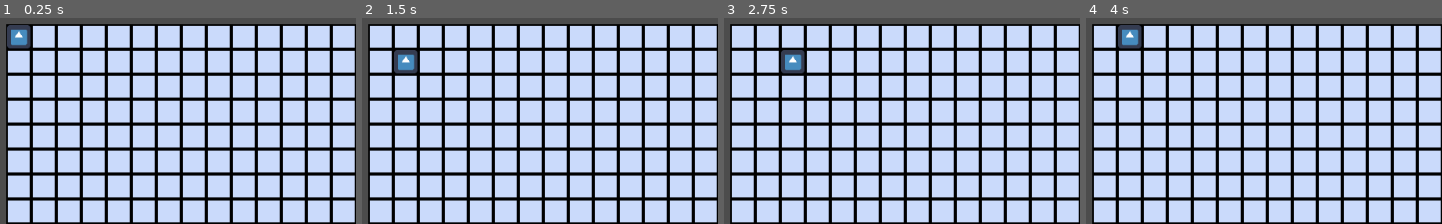
Above: before the commit, frames 1-4 (left to right).
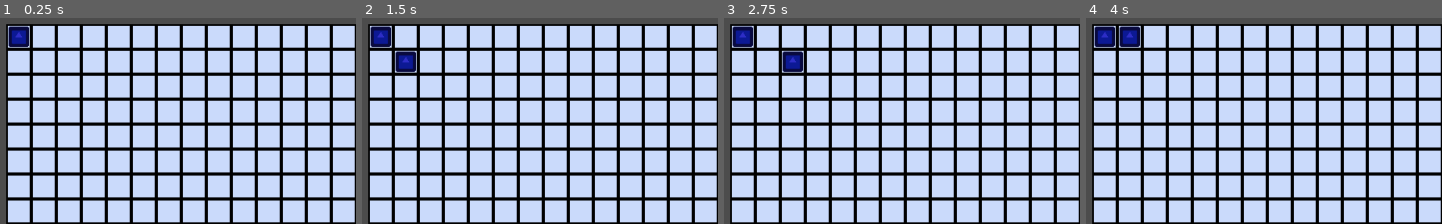
Above: after the commit, the same moments.

Repository: Wes-Ray/grid_ctf
Game: Godot game, scene res://splash_screen/splash_screen.tscn
The game is run twice, just before and just after one commit, with the same random seed, the same clock (stepped at 60 frames per second) and the same inputs. The engine's default icon, where the game draws it, is replaced by a stand-in: a white triangle on a blue panel in a dark square.
Inputs:
- Up to frame 1 (0.25 s): no input
- Up to frame 2 (1.5 s): tap Enter at 0.5 s; hold Right (ui_right) 0.53-1.28 s; tap Space at 1.25 s; hold Down (ui_down) from 1.28 s (still down)
- Up to frame 3 (2.75 s): tap Enter at 2 s; release Down (ui_down) at 2.03 s; hold Right (ui_right) from 2.03 s (still down)
- Up to frame 4 (4 s): tap Space at 2.75 s; release Right (ui_right) at 2.78 s; hold Up (ui_up) 2.78-3.53 s; tap Enter at 3.5 s; hold Left (ui_left) from 3.53 s (still down)
The pictures show only the part of the screen within x 0-50%, y 0-50%; the shares and areas given below are measured in that part.

The runs differ from the first frame. In frame 1, 0.8% of the frame differs, in the area x 1-9%, y 3-16%; in frame 2, 1.4%; in frame 3, 1.4%; in frame 4, 1.4%, in the area x 2-16%, y 3-16%.

Commit message:
added multiplayer player movement

Diff:
--- a/grid_ctf_client/grid/grid.gd
+++ b/grid_ctf_client/grid/grid.gd
@@ -7,34 +7,53 @@
 var GRID_HEIGHT := 16
 
 onready var origin := get_node("origin")
-onready var player := get_node("origin/player")
-var player_cell_pos := Vector2.ZERO  # used to locate player on grid, not graphics position
+#onready var player := get_node("origin/player")
+
+onready var player_inst := preload("res://player.tscn")
+
+var players = []  # local player objects, aligns with player_data array
+var player_data = []  # list of player data, received from server, aligns with players array
+
+enum {COORDS = 0, COLOR = 1}
 
 func _ready():
 	generate_map()
+	players = generate_players()
 
 
 func _process(delta):
-	# get new player_cell_pos
+	# move local player 0
 	if Input.is_action_just_pressed("ui_right"):
-		move_player(Vector2.RIGHT)
+		move_player(0, Vector2.RIGHT)
 	elif Input.is_action_just_pressed("ui_left"):
-		move_player(Vector2.LEFT)
+		move_player(0, Vector2.LEFT)
 	elif Input.is_action_just_pressed("ui_up"):
-		move_player(Vector2.UP)
+		move_player(0, Vector2.UP)
 	elif Input.is_action_just_pressed("ui_down"):
-		move_player(Vector2.DOWN)
+		move_player(0, Vector2.DOWN)
+
+	# move local player 1, this is only for debug
+	if Input.is_action_just_pressed("move_right"):
+		move_player(1, Vector2.RIGHT)
+	elif Input.is_action_just_pressed("move_left"):
+		move_player(1, Vector2.LEFT)
+	elif Input.is_action_just_pressed("move_up"):
+		move_player(1, Vector2.UP)
+	elif Input.is_action_just_pressed("move_down"):
+		move_player(1, Vector2.DOWN)
 
 	# update grid reflection of player_cell_pos
-	player.position = (player_cell_pos * CELL_WIDTH) + origin.position
+	for id in range(len(players)):
+		players[id].position = (player_data[id][COORDS] * CELL_WIDTH) + origin.position
 
 
-func move_player(dir : Vector2) -> void:
+func move_player(player_id : int, dir : Vector2) -> void:
 	# clamp cell_pos to grid_width and height
-	var new_pos = player_cell_pos + dir
+	var new_pos = player_data[player_id][COORDS] + dir
 	var new_x = clamp(new_pos.x, 0, GRID_WIDTH-1)
 	var new_y = clamp(new_pos.y, 0, GRID_HEIGHT-1)
-	player_cell_pos = Vector2(new_x, new_y)
+	player_data[player_id][COORDS] = Vector2(new_x, new_y)
+	print(player_data)
 
 
 func generate_map() -> void:
@@ -45,5 +64,20 @@
 	for x in range(GRID_WIDTH):
 		for y in range(GRID_HEIGHT):
 			var new_cell = cell_sprite.duplicate()
-			new_cell.position = Vector2(x*CELL_WIDTH, y*CELL_WIDTH)
+			new_cell.position = Vector2(x * CELL_WIDTH, y * CELL_WIDTH)
 			origin.add_child(new_cell)
+
+
+func generate_players(player_count : int = 2) -> Array:
+
+	var new_players = []
+	# generate player_data array SERVER
+	for x in range(player_count):
+		player_data.append([Vector2(), Color()])
+
+		# create new player and add to list
+		var new_player = player_inst.instance()
+		origin.add_child(new_player)
+		new_players.append(new_player)
+
+	return new_players
--- a/grid_ctf_client/grid/grid.tscn
+++ b/grid_ctf_client/grid/grid.tscn
@@ -1,10 +1,6 @@
-[gd_scene load_steps=4 format=2]
+[gd_scene load_steps=2 format=2]
 
 [ext_resource path="res://grid/grid.gd" type="Script" id=2]
-[ext_resource path="res://icon.png" type="Texture" id=3]
-
-[sub_resource type="RectangleShape2D" id=1]
-extents = Vector2( 12, 12 )
 
 [node name="Grid" type="Node2D"]
 script = ExtResource( 2 )
@@ -21,15 +17,3 @@
 
 [node name="origin" type="Position2D" parent="."]
 position = Vector2( 8, 8 )
-
-[node name="player" type="KinematicBody2D" parent="origin"]
-z_index = 1
-
-[node name="icon" type="Sprite" parent="origin/player"]
-position = Vector2( 8, 8 )
-scale = Vector2( 0.462546, 0.462546 )
-texture = ExtResource( 3 )
-
-[node name="CollisionShape2D" type="CollisionShape2D" parent="origin/player"]
-position = Vector2( 8, 8 )
-shape = SubResource( 1 )
--- /dev/null
+++ b/grid_ctf_client/player.gd
@@ -0,0 +1,12 @@
+extends KinematicBody2D
+
+export var color := Color(0.18, 0.18, 0.78, 1)
+#export var coords := Vector2(-1, -1)  # coordinates for player position
+
+
+func _ready():
+	update_color(color)
+
+
+func update_color(new_color : Color):
+	$icon.modulate = new_color
--- /dev/null
+++ b/grid_ctf_client/player.tscn
@@ -0,0 +1,20 @@
+[gd_scene load_steps=4 format=2]
+
+[ext_resource path="res://icon.png" type="Texture" id=1]
+[ext_resource path="res://player.gd" type="Script" id=2]
+
+[sub_resource type="RectangleShape2D" id=1]
+extents = Vector2( 11, 11 )
+
+[node name="player" type="KinematicBody2D"]
+z_index = 1
+script = ExtResource( 2 )
+
+[node name="icon" type="Sprite" parent="."]
+position = Vector2( 8, 8 )
+scale = Vector2( 0.406044, 0.406044 )
+texture = ExtResource( 1 )
+
+[node name="CollisionShape2D" type="CollisionShape2D" parent="."]
+position = Vector2( 7.99342, 7.99342 )
+shape = SubResource( 1 )
--- a/grid_ctf_client/project.godot
+++ b/grid_ctf_client/project.godot
@@ -42,6 +42,29 @@
 "svg/scale": 1.0
 }
 
+[input]
+
+move_up={
+"deadzone": 0.5,
+"events": [ Object(InputEventKey,"resource_local_to_scene":false,"resource_name":"","device":0,"alt":false,"shift":false,"control":false,"meta":false,"command":false,"pressed":false,"scancode":87,"unicode":0,"echo":false,"script":null)
+ ]
+}
+move_down={
+"deadzone": 0.5,
+"events": [ Object(InputEventKey,"resource_local_to_scene":false,"resource_name":"","device":0,"alt":false,"shift":false,"control":false,"meta":false,"command":false,"pressed":false,"scancode":83,"unicode":0,"echo":false,"script":null)
+ ]
+}
+move_left={
+"deadzone": 0.5,
+"events": [ Object(InputEventKey,"resource_local_to_scene":false,"resource_name":"","device":0,"alt":false,"shift":false,"control":false,"meta":false,"command":false,"pressed":false,"scancode":65,"unicode":0,"echo":false,"script":null)
+ ]
+}
+move_right={
+"deadzone": 0.5,
+"events": [ Object(InputEventKey,"resource_local_to_scene":false,"resource_name":"","device":0,"alt":false,"shift":false,"control":false,"meta":false,"command":false,"pressed":false,"scancode":68,"unicode":0,"echo":false,"script":null)
+ ]
+}
+
 [rendering]
 
 environment/default_environment="res://default_env.tres"
